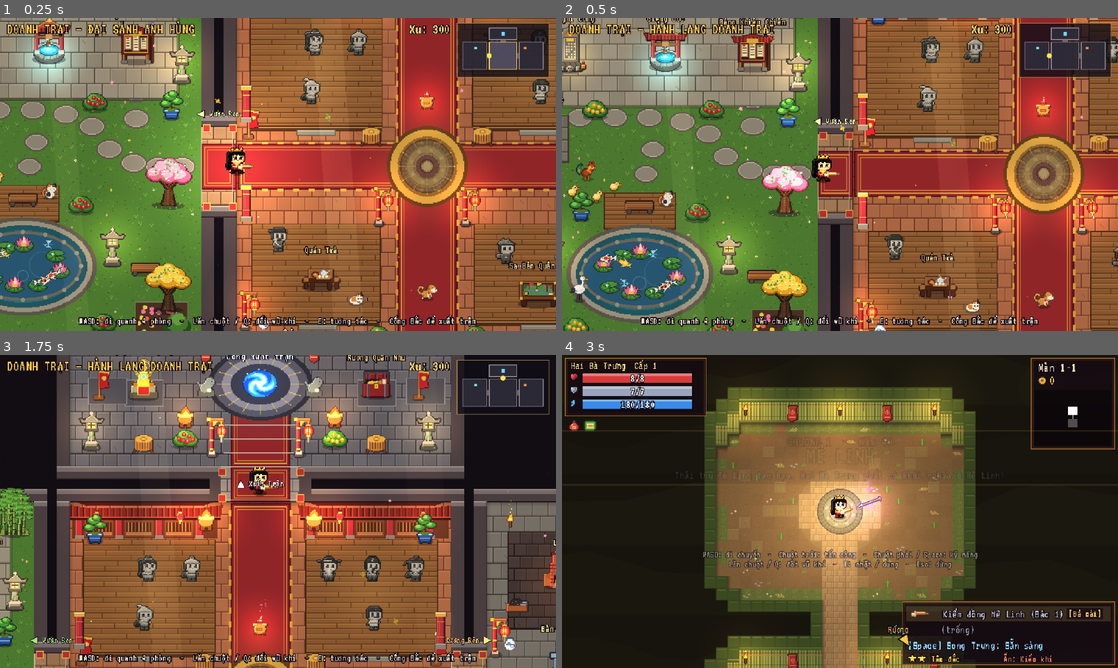
Above: before the commit, frames 1-4 (two rows, left to right).
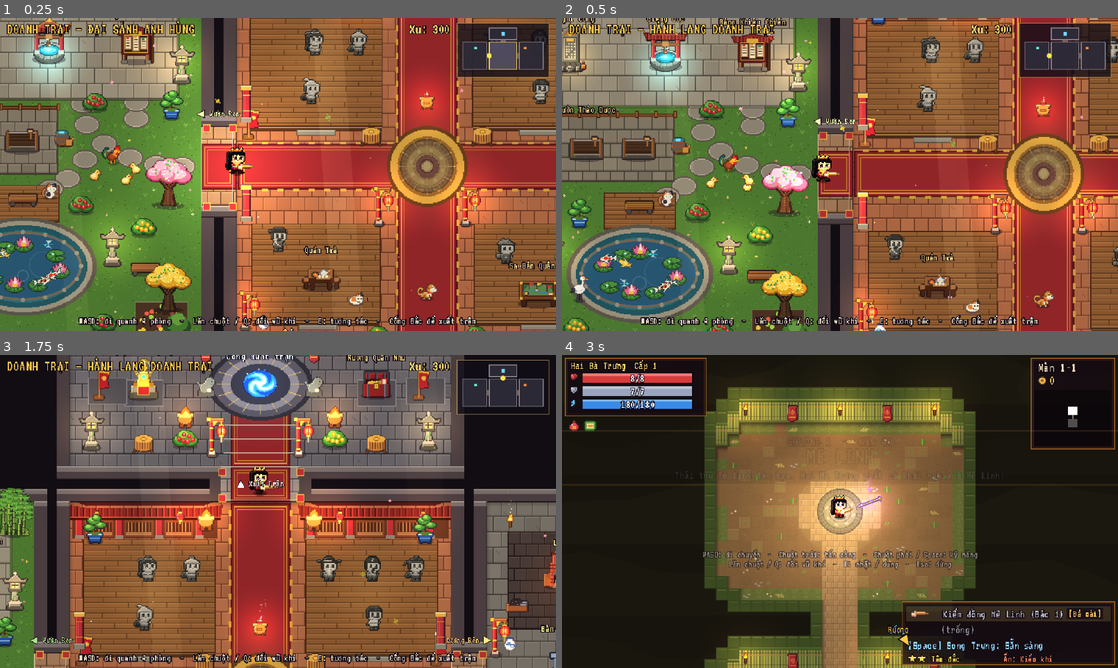
Above: after the commit, the same moments.

Repository: Anhle26-per/anh-hung-dat-viet
Game: Godot game, scene res://tests/lobby_rooms_test.tscn
The game is run twice, just before and just after one commit, with the same random seed, the same clock (stepped at 60 frames per second) and the same inputs. This scene is started directly instead of the project's main scene.
Inputs (mouse positions are in pixels of both pictures, inside the frame that each line leads up to):
- Up to frame 1 (0.25 s): no input
- Up to frame 2 (0.5 s): no input
- Up to frame 3 (1.75 s): tap Enter at 0.5 s; move the mouse to (400, 495) at 0.52 s; hold D (move_right) 0.53-1.25 s; hold J (attack) 0.53-1.25 s; click (400, 495) at 0.67 s; drag from (166, 527) to (250, 574) at 1.27 s
- Up to frame 4 (3 s): move the mouse to (895, 442) at 2.02 s; hold D (move_right) 2.03-2.75 s; hold Q (swap_weapon) 2.03-2.75 s; click "Thu hoạch" at 2.75 s

The runs differ from the first frame. In frame 1, 4.5% of the frame differs, in the area x 0-79%, y 25-100%; in frame 2, 7.1%, in the area x 0-89%, y 25-100%; in frame 3, less than 0.1%; in frame 4, nothing differs.

Commit message:
feat(v1.2.5): spacious 3-plot Herbal Garden with live stage sprites

Diff:
--- a/scripts/data/version.gd
+++ b/scripts/data/version.gd
@@ -1,8 +1,8 @@
 extends RefCounted
 ## Thông tin phiên bản đóng gói sẵn trong tệp .pck gốc và địa chỉ GitHub Releases.
 
-const VERSION := "1.2.4"
-const BUILD := 124
+const VERSION := "1.2.5"
+const BUILD := 125
 const MIN_ENGINE := "4.7.2"
 const REPO := "Anhle26-per/anh-hung-dat-viet"
 const MANIFEST_URL := "https://github.com/Anhle26-per/anh-hung-dat-viet/releases/latest/download/version.json"
--- a/scripts/game/lobby.gd
+++ b/scripts/game/lobby.gd
@@ -47,6 +47,8 @@
 var _hero_npcs := {}
 var _leaving := false
 var _forged_icon: Sprite2D
+var _garden_sprites: Array[Sprite2D] = []
+var _garden_sparkles: Array[CPUParticles2D] = []
 var _sway_nodes: Array = []
 var _sway_t: float = 0.0
 var _well_pos := Vector2(245, 345)
@@ -299,23 +301,24 @@
 		_anim_prop("world/prop_stone_lantern.png", 32, 48, 4.0, lp + Vector2(0, -14), Color(1.0, 0.78, 0.42))
 	_prop("world/prop_bench.png", Vector2(215, 512), Vector2(0, -4))
 	_prop("world/prop_bench.png", Vector2(356, 592), Vector2(0, -4))
-	# Cây Đào, Cây Mai, Khóm Tre, Bonsai & Khóm Hoa chi tiết
-	_sway_prop("world/lobby_peach.png", Vector2(72, 540), Vector2(0, -24))
+	# Cây Đào, Cây Mai, Khóm Tre, Bonsai, Thùng nước & Khóm Hoa chi tiết
+	_prop("world/garden_barrel.png", Vector2(262, 446), Vector2(0, -10))
+	_sway_prop("world/lobby_peach.png", Vector2(72, 550), Vector2(0, -24))
 	_sway_prop("world/lobby_peach.png", Vector2(382, 514), Vector2(0, -24))
 	_sway_prop("world/lobby_apricot.png", Vector2(382, 636), Vector2(0, -24))
 	_sway_prop("world/lobby_apricot.png", Vector2(78, 648), Vector2(0, -24))
 	_sway_prop("world/lobby_bamboo.png", Vector2(64, 286), Vector2(0, -22))
 	_sway_prop("world/lobby_bamboo.png", Vector2(396, 286), Vector2(0, -22))
 	_prop("world/lobby_bonsai.png", Vector2(386, 412), Vector2(0, -12))
-	_prop("world/lobby_bonsai.png", Vector2(148, 520), Vector2(0, -12))
-	_prop("world/lobby_bush_gold.png", Vector2(164, 404), Vector2(0, -8))
+	_prop("world/lobby_bonsai.png", Vector2(146, 528), Vector2(0, -12))
 	_prop("world/lobby_bush_red.png", Vector2(298, 404), Vector2(0, -8))
 	_prop("world/lobby_bush_red.png", Vector2(282, 522), Vector2(0, -8))
+	_prop("world/lobby_bush_gold.png", Vector2(354, 548), Vector2(0, -8))
 	_prop("world/lobby_bush_gold.png", Vector2(142, 654), Vector2(0, -8))
 	_prop("world/lobby_bush_red.png", Vector2(308, 658), Vector2(0, -8))
 	# Đàn động vật sống động trong Vườn Sen
-	_life("rooster", Vector2(154, 476))
-	for cp in [Vector2(126, 496), Vector2(166, 502), Vector2(186, 488)]:
+	_life("rooster", Vector2(318, 466))
+	for cp in [Vector2(294, 488), Vector2(328, 492), Vector2(348, 474)]:
 		_life("chick", cp)
 	_life("crane", Vector2(146, 616))
 	_life("cat", Vector2(246, 506))
@@ -487,9 +490,39 @@
 	var war_st := _add_station("war_table", "", "Sa Bàn Quân Sự", "Mã Seed & Bảng Vinh Danh", Vector2(808, 626), _sprite("world/lobby_war_table.png", Vector2(0, -12)), -38.0)
 	war_st.radius = 28.0
 
-	# Vườn Sen (tây): Vườn Thảo Dược
-	var garden_st := _add_station("garden", "", "Vườn Thảo Dược", "Trồng & thu hoạch linh thảo", Vector2(94, 430), _sprite("world/lobby_garden.png", Vector2(0, -14)), -42.0)
-	garden_st.radius = 30.0
+	# Vườn Sen (tây): Vườn Thảo Dược 3 luống cập nhật sống theo từng ô trồng
+	var garden_wrap := Node2D.new()
+	_garden_sprites.clear()
+	_garden_sparkles.clear()
+	for idx in 3:
+		var ox: float = (-60.0 if idx == 0 else (0.0 if idx == 1 else 60.0))
+		var p_spr := Sprite2D.new()
+		p_spr.position = Vector2(ox, -14)
+		garden_wrap.add_child(p_spr)
+		_garden_sprites.append(p_spr)
+		var g_pt := CPUParticles2D.new()
+		g_pt.position = Vector2(ox, -20)
+		g_pt.amount = 5
+		g_pt.lifetime = 1.4
+		g_pt.direction = Vector2.UP
+		g_pt.spread = 35.0
+		g_pt.gravity = Vector2(0, -12)
+		g_pt.initial_velocity_min = 4.0
+		g_pt.initial_velocity_max = 9.0
+		g_pt.scale_amount_min = 1.0
+		g_pt.scale_amount_max = 1.6
+		var gg := Gradient.new()
+		gg.set_color(0, Color(1.0, 0.94, 0.55, 0.9))
+		gg.set_color(1, Color(1.0, 0.94, 0.55, 0.0))
+		g_pt.color_ramp = gg
+		g_pt.material = Art.additive()
+		g_pt.z_index = 2
+		g_pt.emitting = false
+		garden_wrap.add_child(g_pt)
+		_garden_sparkles.append(g_pt)
+	var garden_st := _add_station("garden", "", "Vườn Thảo Dược", "Trồng & thu hoạch linh thảo", Vector2(154, 446), garden_wrap, -46.0)
+	garden_st.radius = 46.0
+	refresh_garden_display()
 
 	# Xưởng Rèn (đông): Bàn Phù Phép Binh Khí
 	var enc_spr := AnimatedSprite2D.new()
@@ -642,6 +675,25 @@
 		_forged_icon.visible = false
 
 
+func refresh_garden_display() -> void:
+	Global.ensure_garden_plots()
+	for i in mini(_garden_sprites.size(), Global.garden_plots.size()):
+		var sd: Dictionary = Global.garden_plots[i]
+		var pid: String = str(sd.get("plant", ""))
+		var stg: int = int(sd.get("stage", 0))
+		var tex_rel := "world/garden_plot_empty.png"
+		var ripe := false
+		if pid != "":
+			if stg >= 2 and Global.GARDEN_PLANTS.has(pid):
+				tex_rel = "world/garden_%s.png" % pid
+				ripe = true
+			else:
+				tex_rel = "world/garden_plot_sprout.png"
+		_garden_sprites[i].texture = Art.tex(tex_rel)
+		if i < _garden_sparkles.size():
+			_garden_sparkles[i].emitting = ripe
+
+
 func on_forged() -> void:
 	refresh_forged_display()
 	if world != null:
--- a/scripts/ui/lobby_ui.gd
+++ b/scripts/ui/lobby_ui.gd
@@ -861,8 +861,11 @@
 				var b := UI.button("%s (%dx)" % [str(pd.name), cost], func():
 					if Global.plant_garden(i, pkey):
 						Sfx.play("pickup")
-						if lobby != null and lobby.has_method("on_station_fx"):
-							lobby.on_station_fx(Vector2(94, 416), "Đã gieo %s!" % str(pd.name), Color(0.65, 0.98, 0.6))
+						if lobby != null:
+							if lobby.has_method("refresh_garden_display"):
+								lobby.refresh_garden_display()
+							if lobby.has_method("on_station_fx"):
+								lobby.on_station_fx(Vector2(154, 430), "Đã gieo %s!" % str(pd.name), Color(0.65, 0.98, 0.6))
 						open_garden("Đã trồng %s vào Ô %d!" % [str(pd.name), i + 1]), 12, 114.0)
 				b.disabled = Global.coins < cost
 				row.add_child(b)
@@ -885,16 +888,21 @@
 					var res_msg: String = Global.harvest_garden(i)
 					if res_msg != "":
 						Sfx.play("coin")
-						if lobby != null and lobby.has_method("on_station_fx"):
-							lobby.on_station_fx(Vector2(94, 416), res_msg, Color(0.65, 1.0, 0.68))
+						if lobby != null:
+							if lobby.has_method("refresh_garden_display"):
+								lobby.refresh_garden_display()
+							if lobby.has_method("on_station_fx"):
+								lobby.on_station_fx(Vector2(154, 430), res_msg, Color(0.65, 1.0, 0.68))
 						open_garden(res_msg), 13, 130.0))
 			else:
 				var wb := UI.button("Tưới nước" if can_water else "Đã tưới lượt này", func():
 					if lobby != null and not bool(lobby.garden_watered) and Global.water_garden_plot(i):
 						lobby.garden_watered = true
 						Sfx.play("pickup")
+						if lobby.has_method("refresh_garden_display"):
+							lobby.refresh_garden_display()
 						if lobby.has_method("on_station_fx"):
-							lobby.on_station_fx(Vector2(94, 416), "%s đã chín!" % str(pd2.get("name", pid)), Color(0.55, 0.96, 1.0))
+							lobby.on_station_fx(Vector2(154, 430), "%s đã chín!" % str(pd2.get("name", pid)), Color(0.55, 0.96, 1.0))
 						open_garden("Đã tưới nước — %s chín sẵn sàng thu hoạch!" % str(pd2.get("name", pid))), 12, 138.0)
 				wb.disabled = not can_water
 				row.add_child(wb)
--- a/tests/lobby_rooms_test.gd
+++ b/tests/lobby_rooms_test.gd
@@ -130,12 +130,17 @@
 	await _frames(1)
 
 	print("== (d2) Kiểm tra Vườn Thảo Dược, Quán Trà, Phù Phép & Thần Hộ Mệnh")
+	_check(lobby._garden_sprites.size() == 3, "Vườn Thảo Dược phải có đủ 3 luống hiển thị")
 	var h0: String = Global.harvest_garden(0)
 	_check(h0 != "", "ô 0 khởi đầu phải thu hoạch được ngay")
+	lobby.refresh_garden_display()
 	_check(Global.plant_garden(1, "huyet_sam"), "không trồng được Huyết Sâm vào ô 1")
 	_check(Global.water_garden_plot(1), "không tưới nước chín được ô 1")
+	lobby.refresh_garden_display()
+	_check(lobby._garden_sparkles[1].emitting, "luống 1 chín phải phát sáng")
 	var h1: String = Global.harvest_garden(1)
 	_check(h1 != "" and Global.lobby_garden_buffs.has("banh_chung"), "thu hoạch Huyết Sâm phải cho banh_chung")
+	lobby.refresh_garden_display()
 	Global.lobby_drink = "tra_sen"
 	Global.lobby_weapon_mod = "da_mai"
 	Global.lobby_shrine_buff = "ruou_thuoc"
Binary file added: assets/sprites/world/garden_barrel.png
Not shown, added: assets/sprites/world/garden_barrel.png.import
Binary file added: assets/sprites/world/garden_huyet_sam.png
Not shown, added: assets/sprites/world/garden_huyet_sam.png.import
Binary file added: assets/sprites/world/garden_plot_empty.png
Not shown, added: assets/sprites/world/garden_plot_empty.png.import
Binary file added: assets/sprites/world/garden_plot_sprout.png
Not shown, added: assets/sprites/world/garden_plot_sprout.png.import
Binary file added: assets/sprites/world/garden_sen_tuyet.png
Not shown, added: assets/sprites/world/garden_sen_tuyet.png.import
Binary file added: assets/sprites/world/garden_tre_nga.png
Not shown, added: assets/sprites/world/garden_tre_nga.png.import
(and 1 more such lines)
